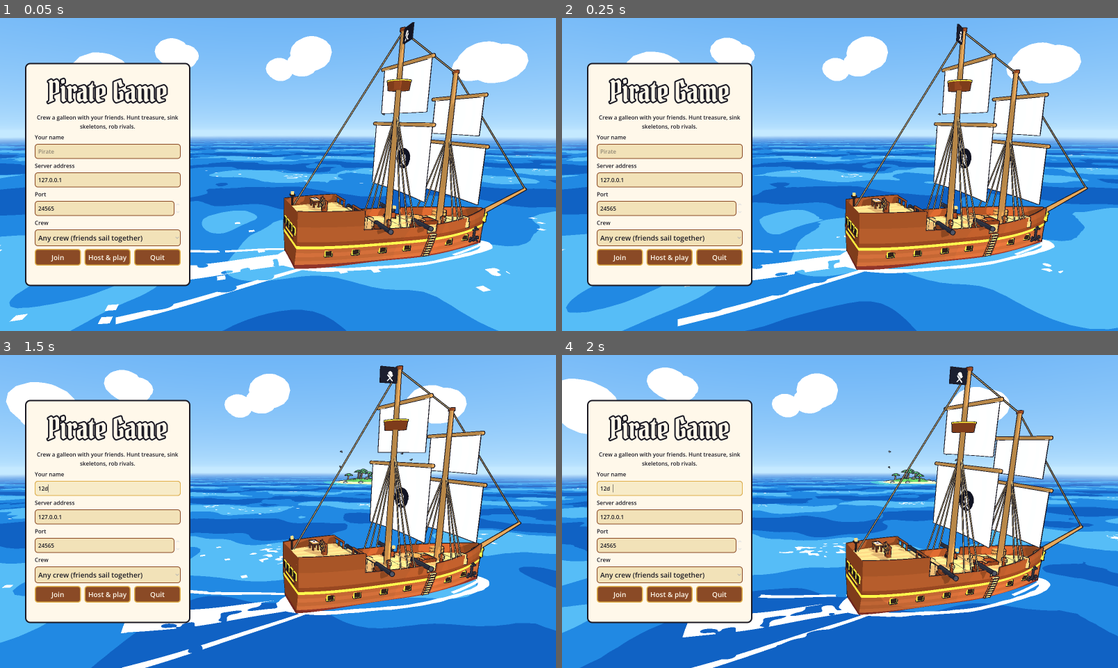
Above: before the commit, frames 1-4 (two rows, left to right).
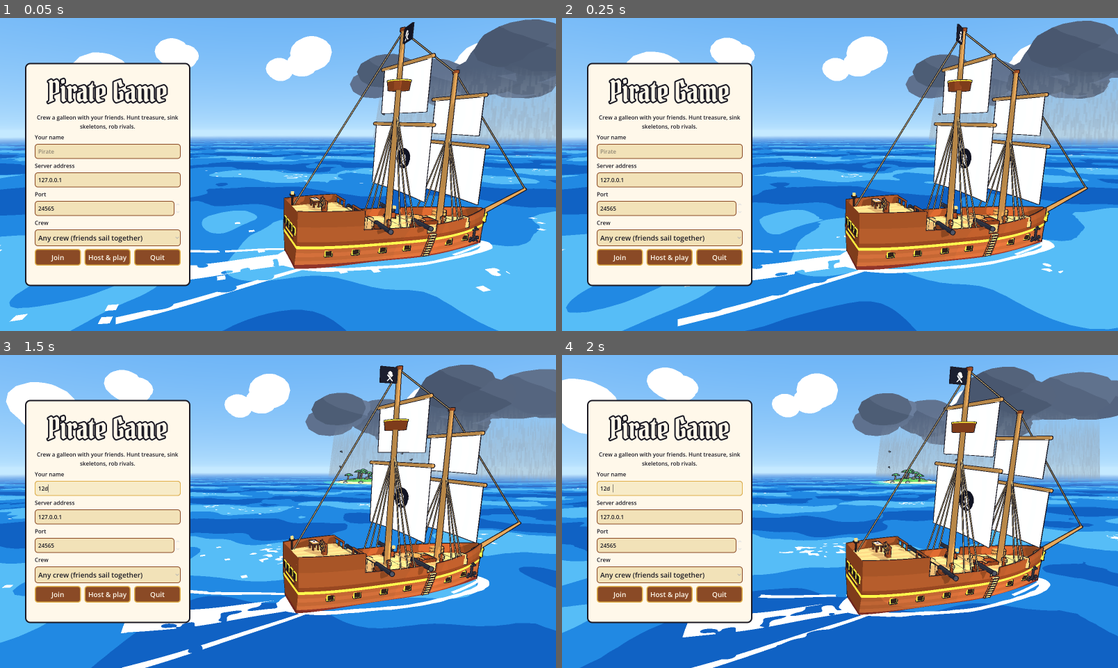
Above: after the commit, the same moments.

Repository: markcNewell/pirate-game
Game: Godot game, scene res://game/main.tscn
The game is run twice, just before and just after one commit, with the same random seed, the same clock (stepped at 60 frames per second) and the same inputs.
Inputs (mouse positions are in pixels of both pictures, inside the frame that each line leads up to):
- Up to frame 1 (0.05 s): no input
- Up to frame 2 (0.25 s): no input
- Up to frame 3 (1.5 s): click (105, 489) at 0.52 s; type "12" at 0.6 s; move the mouse to (400, 495) at 1.27 s; hold D (move_right) from 1.28 s (still down); hold Shift (run) from 1.28 s (still down); click (400, 495) at 1.42 s
- Up to frame 4 (2 s): keep holding D (move_right); keep holding Shift (run); tap Space (jump) at 1.52, 1.82 s

The runs differ from the first frame. In frame 1, 6.8% of the frame differs, in the area x 62-100%, y 0-40%; in frame 2, 7.1%; in frame 3, 8.4%; in frame 4, 8.5%, in the area x 52-100%, y 3-40%.

Commit message:
A roaming storm, a hand on the cutlass, lanterns off the sails; fix gunner bots
Storm: one storm loops round the map on the shared server clock. From afar it is a dark
cloud bank over a curtain of rain; inside, the sky goes grey, the fog closes in, rain falls
and lightning flashes. Visual only for now. --storm X,Z pins it for screenshots.

First person: a fist and sleeve (in your shirt's colour) now hold the weapon.

Sails sit on a render layer lanterns skip, so a lamp below no longer paints a disc on them.

Bots: once at a station's spot a bot now stays put. Before, it re-planned from beside the
cannon carriage, walked away and only took the gun if its E press landed on the frame it
arrived; the crew-vs-crew broadside test had been failing on this branch because of it.

Godot no longer imports docs/ (the README screenshots were being packed into exports).

Co-Authored-By: Claude Opus 5.5 <noreply@anthropic.com>

Diff:
--- /dev/null
+++ b/art/shaders/rain_curtain.gdshader
@@ -0,0 +1,29 @@
+// The storm's curtain of rain seen from outside (and its wall from inside): a see-through grey
+// tube with streaks falling down it, fading out at the top and where it meets the sea.
+shader_type spatial;
+render_mode unshaded, cull_disabled, depth_draw_never, shadows_disabled;
+
+uniform vec4 color : source_color = vec4(0.55, 0.6, 0.66, 0.4);
+uniform float height = 80.0;
+uniform float strength = 1.0;
+
+varying vec3 local;
+
+float hash(vec2 p) {
+	return fract(sin(dot(p, vec2(127.1, 311.7))) * 43758.5453);
+}
+
+void vertex() {
+	local = VERTEX;
+}
+
+void fragment() {
+	float a = atan(local.z, local.x);
+	float lane = floor(a * 90.0);
+	float fall = local.y * 0.12 + TIME * 3.0 + hash(vec2(lane, 3.0)) * 20.0;
+	float streak = step(0.55, hash(vec2(lane, floor(fall))));
+	float y = local.y + height * 0.5;
+	float fade = smoothstep(0.0, 6.0, y) * (1.0 - smoothstep(height * 0.6, height, y));
+	ALBEDO = color.rgb;
+	ALPHA = color.a * strength * fade * (0.55 + 0.45 * streak);
+}
--- a/art/shaders/sky.gdshader
+++ b/art/shaders/sky.gdshader
@@ -12,6 +12,8 @@
 uniform float glow = 0.0;
 uniform float stars = 0.0;
 uniform float time = 0.0;
+// Storm cover: hides the sun, moon and stars.
+uniform float overcast = 0.0;
 
 float hash(vec2 p) {
 	return fract(sin(dot(p, vec2(127.1, 311.7))) * 43758.5453);
@@ -29,7 +31,7 @@
 	float blush = glow * pow(toward, 3.0) * pow(1.0 - h, 6.0);
 	col = mix(col, glow_color, blush > 0.45 ? 0.75 : (blush > 0.15 ? 0.4 : blush * 1.5));
 
-	if (stars > 0.0 && dir.y > 0.0) {
+	if (stars * (1.0 - overcast) > 0.0 && dir.y > 0.0) {
 		vec2 uv = vec2(atan(dir.x, dir.z) * 40.0, asin(dir.y) * 40.0);
 		vec2 cell = floor(uv);
 		float pick = hash(cell);
@@ -37,11 +39,11 @@
 		float d = length(fract(uv) - spot);
 		float twinkle = 0.6 + 0.4 * sin(time * 2.0 + pick * 60.0);
 		if (pick > 0.93 && d < 0.09 + 0.06 * (pick - 0.93) / 0.07) {
-			col = mix(col, vec3(1.0, 0.97, 0.88), stars * twinkle * smoothstep(0.02, 0.25, dir.y));
+			col = mix(col, vec3(1.0, 0.97, 0.88), stars * (1.0 - overcast) * twinkle * smoothstep(0.02, 0.25, dir.y));
 		}
 	}
 
-	float ds = dot(dir, sun_dir);
+	float ds = overcast > 0.6 ? 0.0 : dot(dir, sun_dir);
 	if (ds > 0.9993) {
 		col = sun_color * 1.4;
 	} else if (ds > 0.9972 && ds < 0.9980) {
@@ -49,7 +51,7 @@
 	}
 
 	// A pale moon with two darker patches.
-	float dm = dot(dir, moon_dir);
+	float dm = overcast > 0.6 ? 0.0 : dot(dir, moon_dir);
 	if (moon_dir.y > -0.02 && dm > 0.9994) {
 		vec3 side = normalize(cross(moon_dir, vec3(0.0, 1.0, 0.0)));
 		vec3 up = cross(side, moon_dir);
--- a/game/fx/lantern.gd
+++ b/game/fx/lantern.gd
@@ -4,6 +4,9 @@
 ## every lantern up or down together through the "lamps" group as the day goes by.
 
 const GROUP := "lamps"
+## Render layer for things lanterns should not light (sails: a lamp below one draws a bright
+## disc on the canvas). Cameras and the sun still see it.
+const UNLIT_LAYER := 1 << 1
 
 var _light: OmniLight3D
 var _energy: float
@@ -19,6 +22,7 @@
 	_light.light_energy = 0.0
 	_light.omni_range = reach
 	_light.omni_attenuation = 1.2
+	_light.light_cull_mask = 0xFFFFF & ~UNLIT_LAYER
 	_light.visible = false
 	add_child(_light)
 	if fire:
--- a/game/game.gd
+++ b/game/game.gd
@@ -251,6 +251,8 @@
 	var ids := roster.keys()
 	ids.sort()
 	for id in ids:
+		if id == local_id and local_player and local_player.weapon_view:
+			local_player.weapon_view.set_sleeve(Avatar.SHIRTS[index % Avatar.SHIRTS.size()])
 		if id != local_id and not avatars.has(id):
 			var avatar := Avatar.new(roster[id], index)
 			avatar.visible = false
--- a/game/main.gd
+++ b/game/main.gd
@@ -13,6 +13,7 @@
 ##   --demo                   host only: start under full sail with the anchor up
 ##   --crew N                 ask for crew N (1-4); 0 or absent for any
 ##   --time T                 pin the time of day for this client (0 midnight, 0.5 noon, 0.75 sunset)
+##   --storm X,Z              pin the storm's centre there, for screenshots
 
 var _menu: Menu
 var _backdrop: MenuBackdrop
@@ -26,6 +27,9 @@
 	Net.options = _args
 	if _args.has("time"):
 		Daylight.override = float(_args.time)
+	if _args.has("storm"):
+		var xz: PackedStringArray = str(_args.storm).split(",")
+		Storm.pin = Vector2(float(xz[0]), float(xz[1]))
 	# Start next frame: the scene root refuses new children while it is still being built.
 	_start.call_deferred()
 
--- a/game/player/bot.gd
+++ b/game/player/bot.gd
@@ -100,6 +100,12 @@
 
 ## Head for `target` in the ship frame, planning a route around obstacles. True on arrival.
 func _go(input: PlayerInput, target: Vector3) -> bool:
+	var off := target - _player.frame_position()
+	off.y = 0.0
+	if _route.is_empty() and off.length() < ARRIVE * 1.5:
+		# Already there: stay put. Planning afresh from a spot beside an obstacle can start by
+		# walking away, so the bot would pace back and forth instead of using the station.
+		return true
 	if _route.is_empty() or _route.back().distance_to(target) > 0.05:
 		_route = BotNav.find_path(_player.frame_position(), target)
 		if _route.is_empty():
--- a/game/player/weapon_view.gd
+++ b/game/player/weapon_view.gd
@@ -24,6 +24,8 @@
 var _cutlass: MeshInstance3D
 var _pistol: MeshInstance3D
 var _flash: MeshInstance3D
+var _hand: MeshInstance3D
+var _shirt: Color = Avatar.SHIRTS[0]
 var _swing := 0.0
 var _kick := 0.0
 
@@ -43,8 +45,28 @@
 	_flash.position = Vector3(0, 0, -0.38)
 	_flash.visible = false
 	add_child(_flash)
-	for m: MeshInstance3D in [_cutlass, _pistol, _flash]:
+	# Your own hand round the grip, and a sleeve in your shirt's colour running off screen.
+	_hand = Toon.instance(hand_mesh(_shirt))
+	add_child(_hand)
+	for m: MeshInstance3D in [_cutlass, _pistol, _flash, _hand]:
 		m.cast_shadow = GeometryInstance3D.SHADOW_CASTING_SETTING_OFF
+
+
+func set_sleeve(shirt: Color) -> void:
+	if shirt == _shirt:
+		return
+	_shirt = shirt
+	if _hand:
+		_hand.mesh = hand_mesh(shirt)
+
+
+## A fist round the grip (thumb on top) and a sleeve running back off the bottom of the screen.
+static func hand_mesh(shirt: Color) -> ArrayMesh:
+	var b := MeshBuilder.new()
+	b.ellipsoid(Vector3(0.0, -0.005, 0.055), 0.055, Vector3(1.05, 1.0, 1.4), 6, 8, Color("f2c49b"))
+	b.ellipsoid(Vector3(-0.035, 0.01, 0.02), 0.025, Vector3(1.0, 0.8, 1.2), 4, 6, Color("f2c49b"))
+	b.cylinder(Vector3(0.0, -0.02, 0.11), Vector3(0.1, -0.26, 0.62), 0.065, 0.085, 8, shirt)
+	return b.build()
 
 
 func show_weapon(kind: int, visible_now: bool) -> void:
--- a/game/ship/ship_view.gd
+++ b/game/ship/ship_view.gd
@@ -60,9 +60,10 @@
 	# At night the stern lantern lights the quarterdeck and a lamp on the main mast the deck.
 	var mast_lamp := Vector3(0.45, ShipShape.DECK_Y + 2.4, ShipShape.MAST_Z[1] - 0.45)
 	_lamp(mast_lamp, glow)
-	for at: Vector3 in [stern_lamp, mast_lamp]:
-		var lantern := Lantern.new(ShipMesh._c("lantern").lerp(Color.WHITE, 0.2), 1.0, 9.0)
-		lantern.position = at
+	# Short reach for the mast lamp, so it lights the deck and not the sails above it.
+	for lamp: Array in [[stern_lamp, 9.0], [mast_lamp, 5.5]]:
+		var lantern := Lantern.new(ShipMesh._c("lantern").lerp(Color.WHITE, 0.2), 0.9, lamp[1])
+		lantern.position = lamp[0]
 		add_child(lantern)
 	for z: float in [-7.0, -1.0, 3.5]:
 		_lamp(Vector3(0, ShipShape.DECK_Y - 0.55, z), glow)
@@ -118,12 +119,14 @@
 		rig.add_child(yard)
 		var sail := Toon.instance(ShipMesh.sail(spec[2], spec[1]))
 		sail.position = Vector3(0, top - 0.1, -ShipShape.MAST_RADIUS - 0.3)
+		sail.layers = Lantern.UNLIT_LAYER
 		rig.add_child(sail)
 		sails.append(sail)
 		if mast == 1 and k == 0:
 			# The crew's emblem on the main course, furling with the sail.
 			var badge := Toon.instance(ShipMesh.emblem())
 			badge.position = Vector3(0, -spec[1] * 0.5, 0)
+			badge.layers = Lantern.UNLIT_LAYER
 			sail.add_child(badge)
 	_sails.append(sails)
 
--- /dev/null
+++ b/game/world/storm.gd
@@ -0,0 +1,48 @@
+class_name Storm
+extends RefCounted
+## One storm roams the sea on a slow loop, worked out from the shared server clock so every
+## player sees it in the same place. It is only weather for now: rain, gloom and lightning, with
+## no effect on the waves or the ships.
+
+const RADIUS := 150.0
+## How long the storm takes to go once round its loop.
+const LOOP_TIME := 2400.0
+## How far out of the storm the gloom starts, as a fraction of RADIUS.
+const EDGE := 1.5
+## Lightning: one chance per FLASH_SLOT seconds.
+const FLASH_SLOT := 3.0
+const FLASH_LENGTH := 0.18
+
+## For screenshots: pins the storm's centre here instead of letting it roam.
+static var pin := Vector2.INF
+
+
+## The storm's centre on the sea at server time `t`: a wide figure of eight through the islands.
+static func centre(t: float) -> Vector2:
+	if pin != Vector2.INF:
+		return pin
+	var a := TAU * t / LOOP_TIME + 1.3
+	return Vector2(sin(a) * 420.0, sin(a * 2.0) * 260.0 - 150.0)
+
+
+## 1 deep inside the storm, falling to 0 at its edge (EDGE x RADIUS from the centre).
+static func amount(pos: Vector2, t: float) -> float:
+	var d := pos.distance_to(centre(t)) / RADIUS
+	return 1.0 - smoothstep(0.7, EDGE, d)
+
+
+## Whether lightning is striking at time `t`, and where (as an offset from the centre).
+## Same answer on every client, since it only depends on the clock.
+static func flash(t: float) -> Dictionary:
+	var slot := floori(t / FLASH_SLOT)
+	var r := _hash(slot)
+	var start := slot * FLASH_SLOT + r * (FLASH_SLOT - FLASH_LENGTH)
+	var on := r > 0.35 and t >= start and t < start + FLASH_LENGTH
+	var a := _hash(slot + 7919) * TAU
+	var off := Vector2(cos(a), sin(a)) * _hash(slot + 104729) * RADIUS * 0.8
+	return {"on": on, "offset": off, "seed": slot}
+
+
+static func _hash(n: int) -> float:
+	var x := sin(float(n) * 12.9898) * 43758.5453
+	return x - floorf(x)
--- /dev/null
+++ b/game/world/storm_view.gd
@@ -0,0 +1,131 @@
+class_name StormView
+extends Node3D
+## What a player sees of the storm: a dark cloud bank over a curtain of rain, visible from
+## miles off, rain falling round the camera inside it, and lightning bolts.
+
+const CLOUD_Y := 72.0
+
+var _rain_curtain: MeshInstance3D
+var _curtain_material: ShaderMaterial
+var _rain: CPUParticles3D
+var _bolt: MeshInstance3D
+var _bolt_seed := -1
+
+
+func _ready() -> void:
+	var clouds := Toon.instance(_cloud_bank(), _cloud_material())
+	clouds.cast_shadow = GeometryInstance3D.SHADOW_CASTING_SETTING_OFF
+	add_child(clouds)
+
+	var tube := CylinderMesh.new()
+	tube.top_radius = Storm.RADIUS * 0.8
+	tube.bottom_radius = Storm.RADIUS * 0.85
+	tube.height = CLOUD_Y
+	tube.cap_top = false
+	tube.cap_bottom = false
+	tube.radial_segments = 48
+	tube.rings = 1
+	_curtain_material = ShaderMaterial.new()
+	_curtain_material.shader = load("res://art/shaders/rain_curtain.gdshader")
+	_curtain_material.set_shader_parameter("height", CLOUD_Y)
+	_rain_curtain = MeshInstance3D.new()
+	_rain_curtain.mesh = tube
+	_rain_curtain.material_override = _curtain_material
+	_rain_curtain.position.y = CLOUD_Y * 0.5
+	_rain_curtain.cast_shadow = GeometryInstance3D.SHADOW_CASTING_SETTING_OFF
+	add_child(_rain_curtain)
+
+	_rain = _make_rain()
+	add_child(_rain)
+
+	_bolt = MeshInstance3D.new()
+	_bolt.material_override = Toon.glow_material(Color("eef4ff"))
+	_bolt.cast_shadow = GeometryInstance3D.SHADOW_CASTING_SETTING_OFF
+	_bolt.visible = false
+	add_child(_bolt)
+
+
+## `inside` is how deep in the storm the camera is (Storm.amount); returns how bright any
+## lightning is right now as seen from the camera (0 when none).
+func follow(camera_pos: Vector3, sea_time: float, inside: float) -> float:
+	var c := Storm.centre(sea_time)
+	position = Vector3(c.x, 0.0, c.y)
+	# From inside, the curtain would be a wall right round you; the falling rain takes over.
+	_curtain_material.set_shader_parameter("strength", 1.0 - inside * 0.85)
+	_rain.global_position = camera_pos + Vector3(0, 14.0, 0)
+	_rain.emitting = inside > 0.25
+	var f := Storm.flash(sea_time)
+	_bolt.visible = f.on
+	if not f.on:
+		return 0.0
+	if f.seed != _bolt_seed:
+		_bolt_seed = f.seed
+		_bolt.mesh = _bolt_mesh(f.seed)
+		var off: Vector2 = f.offset
+		_bolt.position = Vector3(off.x, 0.0, off.y)
+	var dist := Vector2(camera_pos.x, camera_pos.z).distance_to(c + f.offset)
+	return clampf(1.0 - dist / (Storm.RADIUS * 4.0), 0.0, 1.0)
+
+
+static func _cloud_bank() -> ArrayMesh:
+	var b := MeshBuilder.new()
+	var rng := RandomNumberGenerator.new()
+	rng.seed = 99
+	for i in 26:
+		var a := rng.randf() * TAU
+		var r := sqrt(rng.randf()) * Storm.RADIUS * 0.85
+		var at := Vector3(cos(a) * r, CLOUD_Y + rng.randf_range(0.0, 14.0), sin(a) * r)
+		var size := rng.randf_range(26.0, 40.0)
+		b.ellipsoid(at, size, Vector3(1.0, 0.55, 1.0), 6, 10, Color("8e96a3").darkened(rng.randf() * 0.25))
+	return b.build()
+
+
+static func _cloud_material() -> ShaderMaterial:
+	var m: ShaderMaterial = Toon.sky_object_material().duplicate()
+	m.set_shader_parameter("tint", Color(0.62, 0.64, 0.7))
+	return m
+
+
+func _make_rain() -> CPUParticles3D:
+	var drop := QuadMesh.new()
+	drop.size = Vector2(0.03, 0.7)
+	var rain := CPUParticles3D.new()
+	rain.mesh = drop
+	var wet := Toon.clear_material(Color(0.8, 0.86, 0.95, 0.55))
+	wet.billboard_mode = BaseMaterial3D.BILLBOARD_FIXED_Y
+	wet.billboard_keep_scale = true
+	rain.material_override = wet
+	rain.amount = 900
+	rain.lifetime = 1.1
+	rain.local_coords = false
+	rain.emission_shape = CPUParticles3D.EMISSION_SHAPE_BOX
+	rain.emission_box_extents = Vector3(22.0, 1.0, 22.0)
+	rain.direction = Vector3(0.15, -1.0, 0.0)
+	rain.spread = 3.0
+	rain.gravity = Vector3(0, -9.8, 0)
+	rain.initial_velocity_min = 22.0
+	rain.initial_velocity_max = 26.0
+	rain.emitting = false
+	return rain
+
+
+## A jagged bolt from the cloud base down to the sea, with one fork.
+static func _bolt_mesh(seed: int) -> ArrayMesh:
+	var rng := RandomNumberGenerator.new()
+	rng.seed = seed
+	var b := MeshBuilder.new()
+	var white := Color("eef4ff")
+	var p := Vector3(0, CLOUD_Y, 0)
+	var fork_at := rng.randi_range(3, 6)
+	var steps := 11
+	for i in steps:
+		var next := p + Vector3(rng.randf_range(-5, 5), -CLOUD_Y / steps, rng.randf_range(-5, 5))
+		b.cylinder(p, next, 0.35, 0.35, 4, white)
+		if i == fork_at:
+			var q := p
+			for k in 4:
+				var qn := q + Vector3(rng.randf_range(2, 6), -CLOUD_Y / steps * 0.8, rng.randf_range(-4, 4))
+				b.cylinder(q, qn, 0.2, 0.2, 4, white)
+				q = qn
+		p = next
+	return b.build()
--- a/game/world/world.gd
+++ b/game/world/world.gd
@@ -14,6 +14,11 @@
 var _cloud_material: ShaderMaterial
 var _daylight_wait := 0.0
 var _lamps := -1.0
+var _storm: StormView
+var _camera := Vector2.ZERO
+var _inside := 0.0
+var _ambient := 0.38
+var _light_energy := 0.9
 
 
 func _ready() -> void:
@@ -27,17 +32,25 @@
 	add_child(_clouds)
 	_make_clouds()
 	add_child(Gulls.new())
+	_storm = StormView.new()
+	add_child(_storm)
 
 
 ## `time_of_day` pins the light (0-1, see Daylight); below 0 it follows the server clock.
 func follow(camera_pos: Vector3, sea_time: float, ships: Dictionary, time_of_day := -1.0) -> void:
 	ocean.follow(camera_pos, sea_time, ships)
 	_sky.set_shader_parameter("time", sea_time)
+	_camera = Vector2(camera_pos.x, camera_pos.z)
+	_inside = Storm.amount(_camera, sea_time)
 	# The light changes slowly, so a few updates a second is plenty.
 	_daylight_wait -= get_process_delta_time()
 	if _daylight_wait <= 0.0:
 		_daylight_wait = 0.25
 		_apply_daylight(time_of_day if time_of_day >= 0.0 else Daylight.time_of_day(sea_time))
+	# Lightning lights up the whole scene for a moment, more the nearer it strikes.
+	var flash := _storm.follow(camera_pos, sea_time, _inside)
+	_env.ambient_light_energy = _ambient + flash * 1.4
+	_light.light_energy = _light_energy * (1.0 + flash * 0.8)
 	# Clouds ride along with the camera so they always sit on the horizon, drifting slowly.
 	_clouds.global_position = Vector3(camera_pos.x, 0.0, camera_pos.z)
 	_clouds.rotation.y = sea_time * 0.002
@@ -45,6 +58,17 @@
 
 func _apply_daylight(t: float) -> void:
 	var look := Daylight.look(t)
+	var s := _inside
+	if s > 0.0:
+		# Inside the storm everything goes grey and dim, and the fog closes in.
+		for key: String in ["top", "horizon", "ambient", "fog", "light", "cloud"]:
+			look[key] = _stormy(look[key], s)
+		look.sea = (look.sea as Color).lerp(Color(0.36, 0.46, 0.46) * (look.sea as Color).v, s)
+		look.energy *= 1.0 - 0.65 * s
+		look.glow *= 1.0 - s
+	_sky.set_shader_parameter("overcast", s)
+	_env.fog_depth_begin = lerpf(160.0, 20.0, s)
+	_env.fog_depth_end = lerpf(950.0, 260.0, s)
 	_sky.set_shader_parameter("top_color", look.top)
 	_sky.set_shader_parameter("horizon_color", look.horizon)
 	_sky.set_shader_parameter("glow_color", look.light.lerp(Color("ff5e3a"), 0.35))
@@ -53,12 +77,12 @@
 	_sky.set_shader_parameter("glow", look.glow)
 	_sky.set_shader_parameter("stars", look.stars)
 	_env.ambient_light_color = look.ambient
-	_env.ambient_light_energy = look.ambient_energy
+	_ambient = look.ambient_energy
 	_env.fog_light_color = look.fog
 	var dir: Vector3 = look.light_dir
 	_light.look_at_from_position(Vector3.ZERO, -dir, Vector3.UP if absf(dir.y) < 0.99 else Vector3.FORWARD)
 	_light.light_color = look.light
-	_light.light_energy = look.energy
+	_light_energy = look.energy
 	var sea: Color = look.sea
 	# Far out, the sea takes on some of the horizon's colour: orange at sunset, blue at night.
 	var far := Ocean.MID_COLOR * sea
@@ -68,6 +92,11 @@
 	if lamps != _lamps:
 		_lamps = lamps
 		get_tree().call_group(Lantern.GROUP, "set_level", lamps)
+
+
+static func _stormy(c: Color, s: float) -> Color:
+	var grey := c.get_luminance() * 0.62
+	return c.lerp(Color(grey * 0.95, grey, grey * 1.08), s)
 
 
 func _environment() -> void:
--- /dev/null
+++ b/tests/test_storm.gd
@@ -0,0 +1,32 @@
+extends "res://tests/support/case.gd"
+
+
+func test_storm_roams_and_returns() -> void:
+	var a := Storm.centre(0.0)
+	check(a.distance_to(Storm.centre(Storm.LOOP_TIME)) < 0.01, "back where it started after a loop")
+	check(a.distance_to(Storm.centre(Storm.LOOP_TIME * 0.5)) > 100.0, "somewhere else half way round")
+
+
+func test_amount_is_full_inside_and_none_far_away() -> void:
+	var c := Storm.centre(100.0)
+	check_near(Storm.amount(c, 100.0), 1.0, 1e-6, "full at the centre")
+	check_near(Storm.amount(c + Vector2(Storm.RADIUS * 2.0, 0), 100.0), 0.0, 1e-6, "none well outside")
+	var mid := Storm.amount(c + Vector2(Storm.RADIUS, 0), 100.0)
+	check(mid > 0.0 and mid < 1.0, "fading at the edge")
+
+
+func test_lightning_is_brief_and_the_same_for_everyone() -> void:
+	var on := 0
+	for i in 6000:
+		var t := i * 0.05
+		if Storm.flash(t).on:
+			on += 1
+		check_eq(Storm.flash(t).on, Storm.flash(t).on, "deterministic")
+	# 300 s at 3 s slots, about two in three striking, each 0.18 s long: roughly 12 s lit.
+	check(on > 100 and on < 400, "lightning lit %d of 6000 samples" % on)
+
+
+func test_pin_holds_the_storm() -> void:
+	Storm.pin = Vector2(5, 6)
+	check(Storm.centre(1234.0).is_equal_approx(Vector2(5, 6)), "pinned")
+	Storm.pin = Vector2.INF
Not shown, added: art/shaders/rain_curtain.gdshader.uid
Not shown, added: docs/.gdignore
Not shown, removed: docs/screenshots/at-the-wheel.png.import
Not shown, removed: docs/screenshots/cannon.png.import
Not shown, removed: docs/screenshots/crew-and-island.png.import
Binary file added: docs/screenshots/in-the-storm.png
Not shown, removed: docs/screenshots/island.png.import
Not shown, removed: docs/screenshots/lower-deck.png.import
Binary file added: docs/screenshots/night.png
Not shown, removed: docs/screenshots/outpost.png.import
Not shown, removed: docs/screenshots/ship-under-sail.png.import
Not shown, removed: docs/screenshots/skeleton-ship.png.import
(and 9 more such lines)
